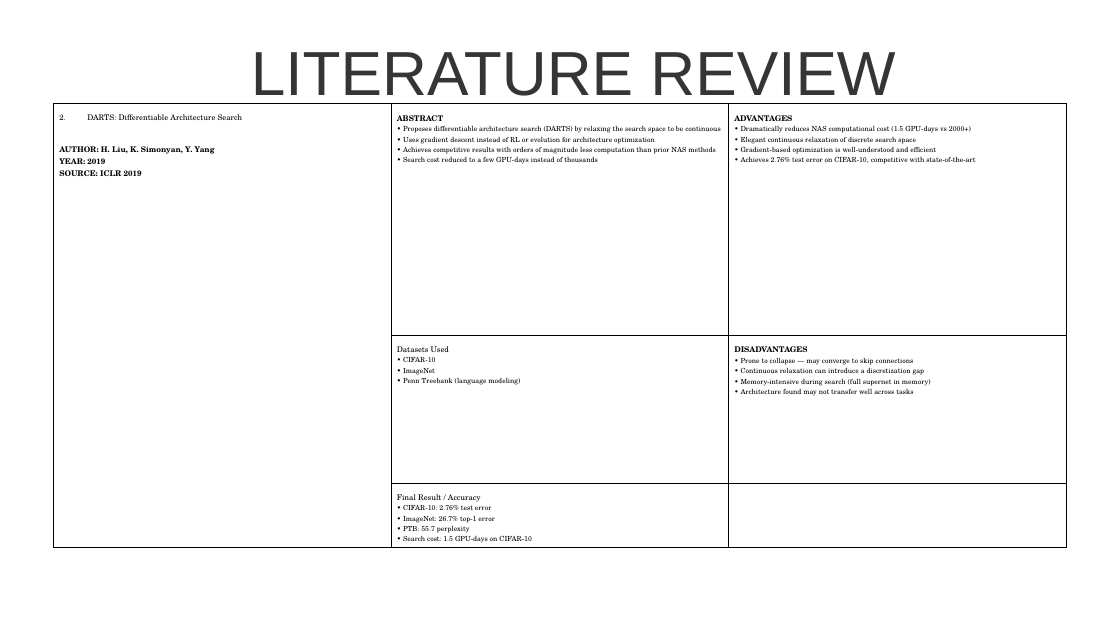
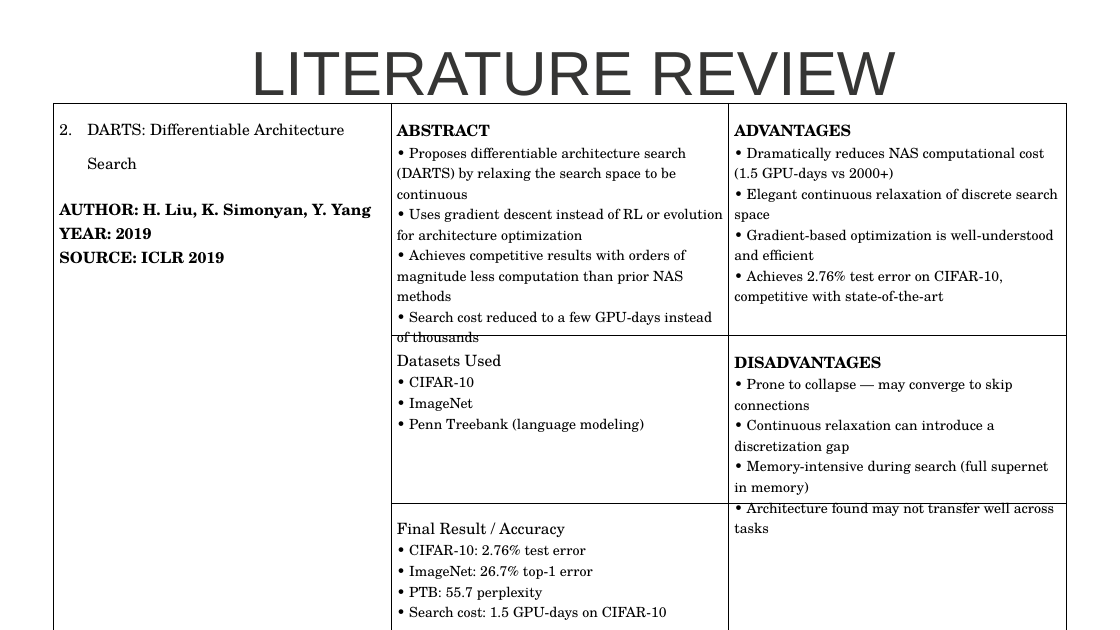
Before and after one commit to sanjai002/NAS-medical-model-generator, a slide deck: slide 6 of docs/AutoNAS-final.pptx. Drawn at 1120x630 pixels with LibreOffice and Linux fonts; fonts in the diff are those of the drawing. Boxes give left, top, right and bottom in pixels: in the first picture for what was removed or moved away, otherwise in the second. Text is boxed around its words. In the diff, an @@ line names an element or a change of style, - is before the commit and + after.

```diff
--- a/docs/AutoNAS-final.pptx
+++ b/docs/AutoNAS-final.pptx
@@ table at box(54, 103, 1067, 624) @@
@@ size 10 to 20 pt in "DARTS: Differentiable Architecture Search", "AUTHOR: H. Liu, K. Simonyan, Y. Yang", "YEAR: 2019", "SOURCE: ICLR 2019" and 5 more places @@
@@ size 9 to 18 pt in "• Proposes differentiable architecture search (DARTS) by ...", "• Uses gradient descent instead of RL ...", "• Achieves competitive results with orders of ...", "• Search cost reduced to a few ..." and 15 more places @@
```
Also in this commit, not shown: 3 other slides changed, 12 other files.
